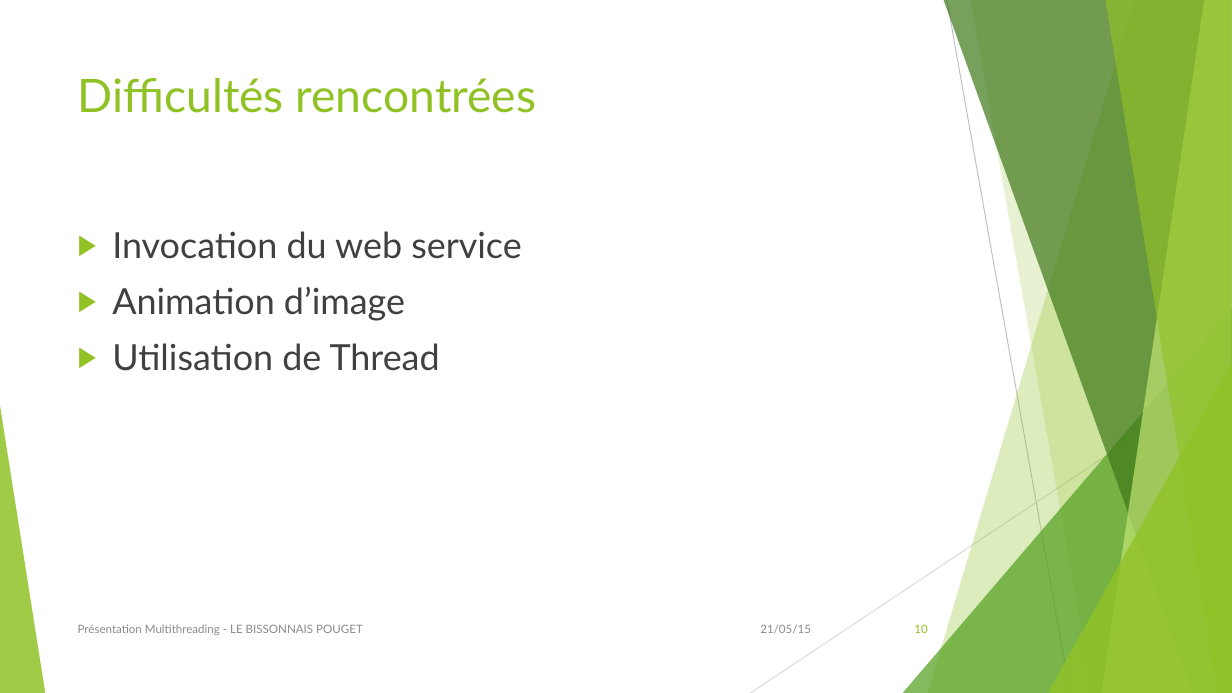
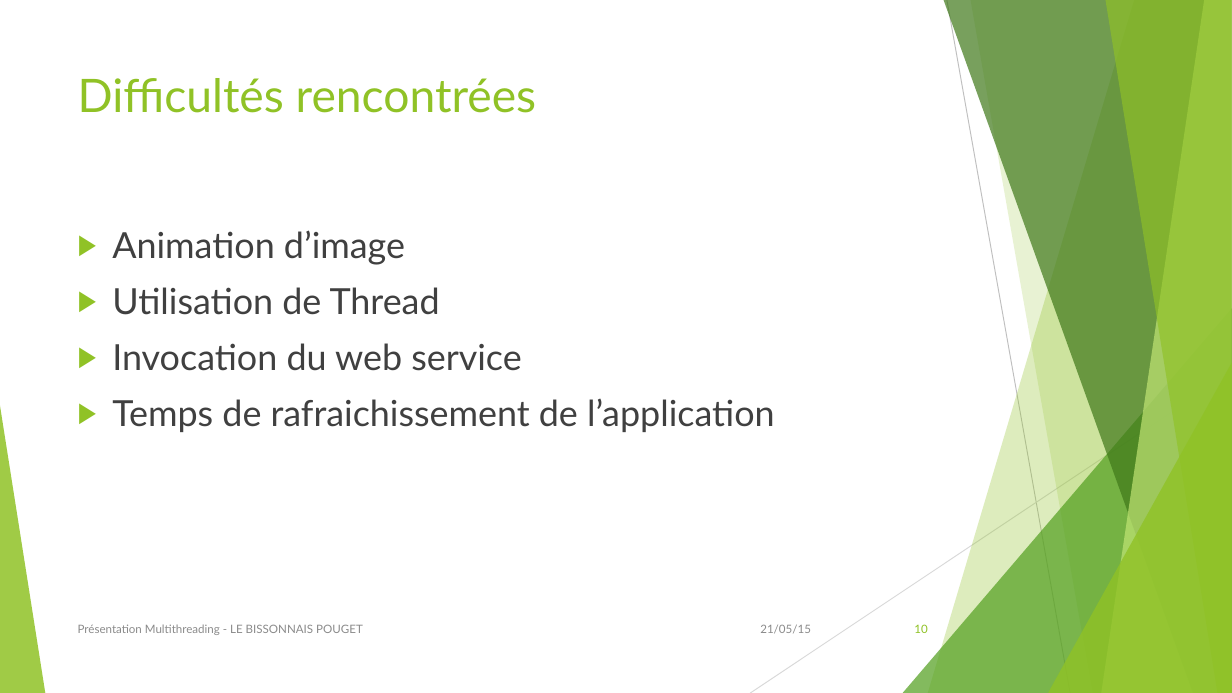
Before and after one commit to GautierLB/i4progparallele, a slide deck: slide 10 of Présentation Java multithread.pptx. Drawn at 1232x693 pixels with LibreOffice and Linux fonts; fonts in the diff are those of the drawing. Boxes give left, top, right and bottom in pixels: in the first picture for what was removed or moved away, otherwise in the second. Text is boxed around its words. In the diff, an @@ line names an element or a change of style, - is before the commit and + after.

```diff
--- a/Présentation Java multithread.pptx
+++ b/Présentation Java multithread.pptx
@@ text at (112, 231, 521, 259): paragraph removed @@
-▶ Invocation du web service
@@ text at (112, 343, 775, 432): paragraphs added @@
+▶ Invocation du web service
+▶ Temps de rafraichissement de l’application
```
Also in this commit, not shown: 1 other file.
